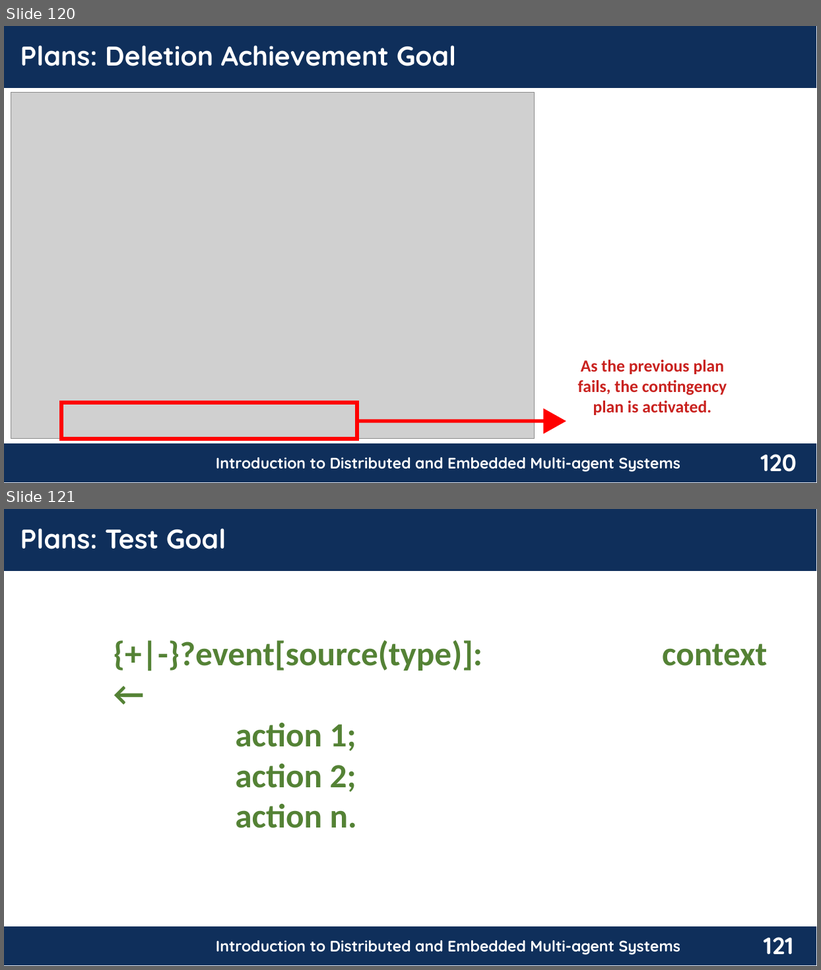
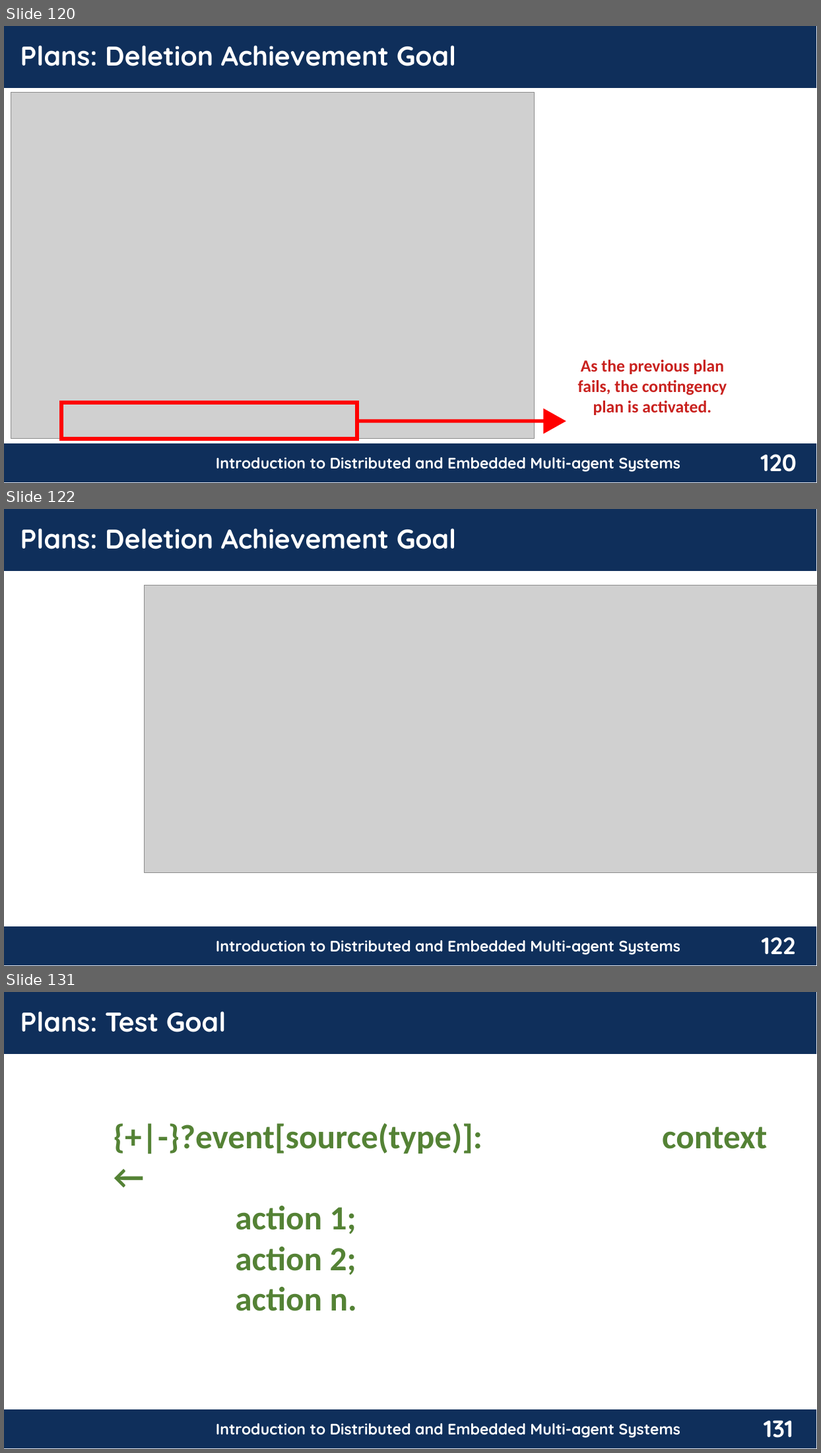
Before and after one commit to chon-group/distributedAndEmbeddedAI, a slide deck: course/08-GoalsAndPlans/08-GoalsAndPlans_20240503.odp. Shown one above the other, each under a label of ours: slides 120 and 121 before the commit, slides 120, 122 and 131 after it; the slides between them are not shown. The pictures are 821x970 and 821x1453 pixels, drawn with LibreOffice and Linux fonts; fonts in the diff are those of the drawing; grey boxes stand for pictures; background and template pictures are left out. Boxes give left, top, right and bottom in pixels: in the first picture for what was removed or moved away, otherwise in the second. Text is boxed around its words. In the diff, an @@ line names an element or a change of style, - is before the commit and + after.

Commit message:
Adjusts in Goals and Plans presentation.

```diff
--- a/course/08-GoalsAndPlans/08-GoalsAndPlans_20240503.odp
+++ b/course/08-GoalsAndPlans/08-GoalsAndPlans_20240503.odp
@@ slide 122 added at (4, 509, 817, 966), background #FFFFFF; not listed: 4 template elements that a slide beside it also shows @@
@@ text added at (20, 528, 456, 549), 32 pt, text #FFFFFF, bold @@
+Plans: Deletion Achievement Goal
@@ picture added at (145, 586, 817, 873) @@
@@ what was slide 121 is now slide 131 @@
@@ page number at (764, 1421, 793, 1438): text changed @@
-121
+131
```
Also in this commit, not shown: 2 slides changed, 9 other slides added.
